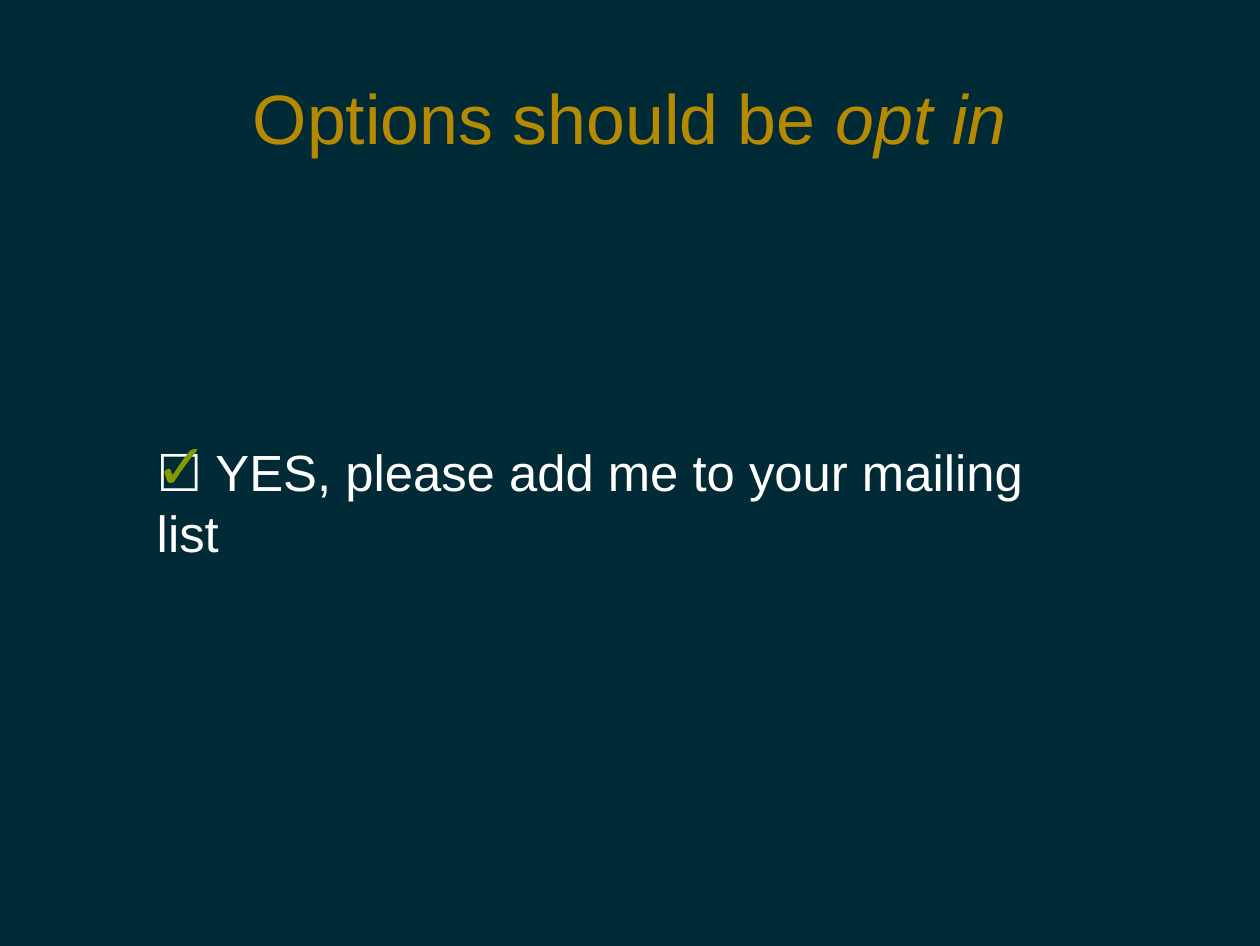
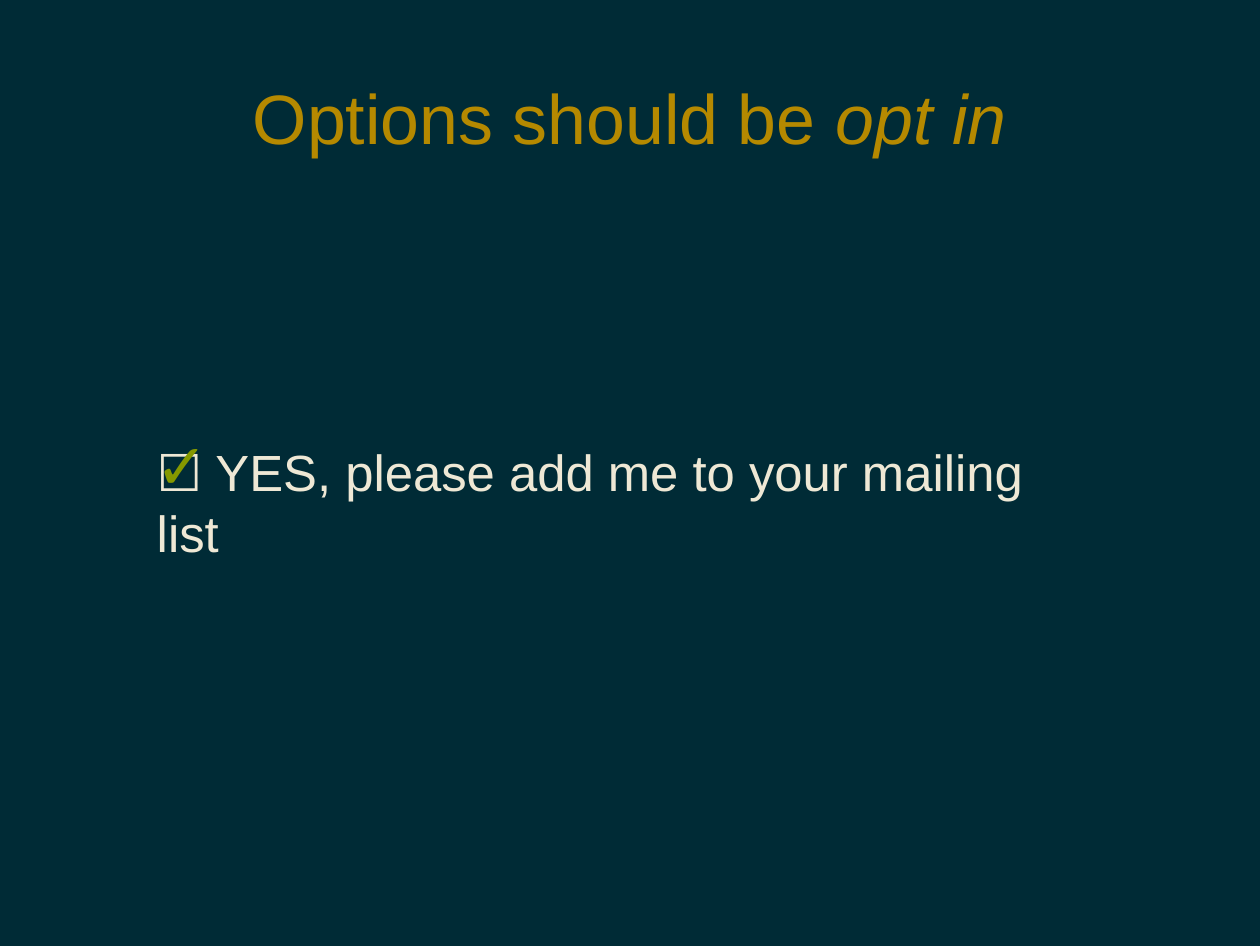
Before and after one commit to pdg137/always-default-to-false, a slide deck: slide 4 of always-default-to-false.odp. Drawn at 1260x946 pixels with LibreOffice and Linux fonts; fonts in the diff are those of the drawing. Boxes give left, top, right and bottom in pixels: in the first picture for what was removed or moved away, otherwise in the second. Text is boxed around its words. In the diff, an @@ line names an element or a change of style, - is before the commit and + after.

```diff
--- a/always-default-to-false.odp
+++ b/always-default-to-false.odp
@@ text "☐ YES, please add me ..." at [157, 454, 1023, 553]: text colour #FFFFFF to #EEE8D5 @@
```
Also in this commit, not shown: 4 other slides changed, 1 slide added, 3 slides removed.
